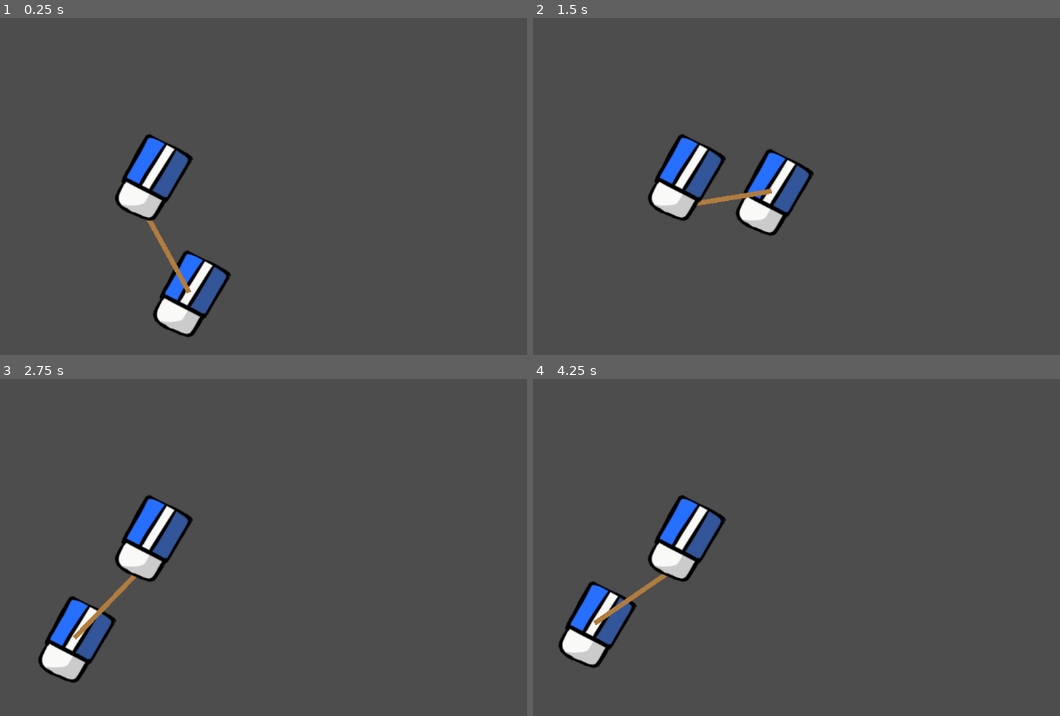
Above: before the commit, frames 1-4 (two rows, left to right).
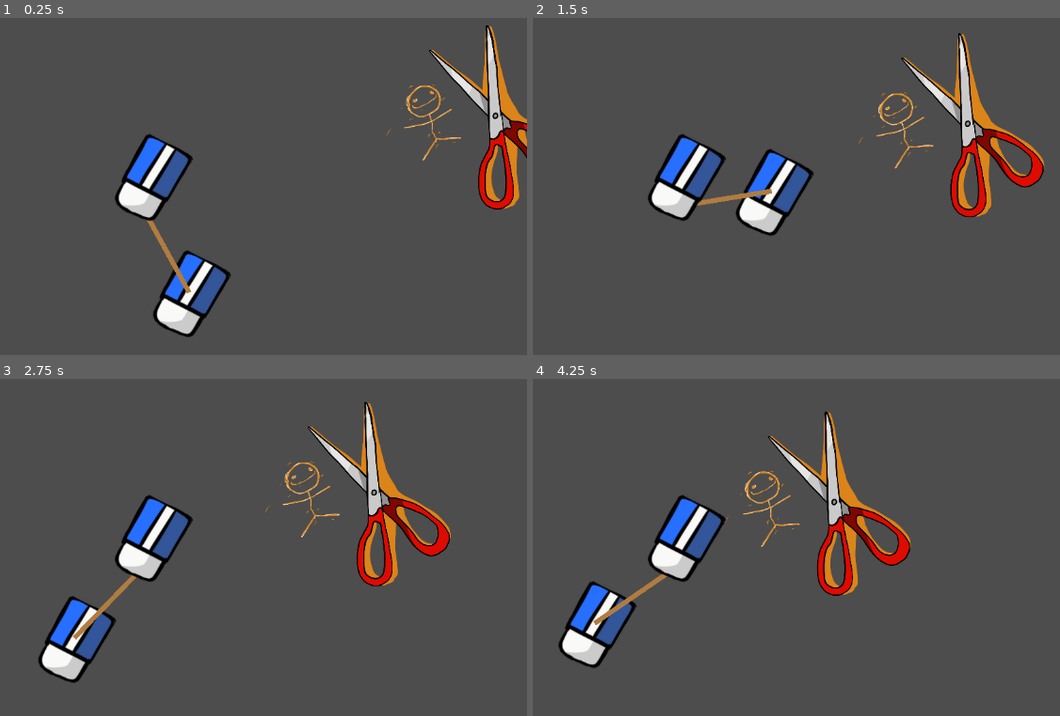
Above: after the commit, the same moments.

Repository: gnorris55/horseGameJam
Game: Godot game, scene res://Scenes/Graeme_Scene.tscn
The game is run twice, just before and just after one commit, with the same random seed, the same clock (stepped at 60 frames per second) and the same inputs. The project has no main scene, so this scene is started directly.
Inputs:
- Up to frame 1 (0.25 s): no input
- Up to frame 2 (1.5 s): no input
- Up to frame 3 (2.75 s): no input
- Up to frame 4 (4.25 s): no input

The runs differ from the first frame. In frame 1, 3.4% of the frame differs, in the area x 73-100%, y 2-57%; in frame 2, 4.1%; in frame 3, 4.1%, in the area x 50-86%, y 6-62%; in frame 4, 4.1%.

Commit message:
added base enemy prototype

Diff:
--- a/horsegamejam/Scenes/Graeme_Scene.tscn
+++ b/horsegamejam/Scenes/Graeme_Scene.tscn
@@ -1,6 +1,7 @@
-[gd_scene load_steps=2 format=3 uid="uid://cibh0d53ps6oi"]
+[gd_scene load_steps=3 format=3 uid="uid://cibh0d53ps6oi"]
 
 [ext_resource type="PackedScene" uid="uid://dppjjkw15migb" path="res://Scenes/horse.tscn" id="1_428cj"]
+[ext_resource type="PackedScene" uid="uid://b2n6qjgu5xgty" path="res://Scenes/base_enemy.tscn" id="2_fmo0f"]
 
 [node name="Node2D" type="Node2D"]
 
@@ -8,3 +9,7 @@
 
 [node name="Camera2D" type="Camera2D" parent="."]
 zoom = Vector2(0.75, 0.75)
+
+[node name="baseEnemy" parent="." instance=ExtResource("2_fmo0f")]
+position = Vector2(606, -79)
+scale = Vector2(0.3, 0.3)
--- /dev/null
+++ b/horsegamejam/Scenes/base_enemy.tscn
@@ -0,0 +1,10 @@
+[gd_scene load_steps=3 format=3 uid="uid://b2n6qjgu5xgty"]
+
+[ext_resource type="Script" path="res://Scripts/base_enemy.gd" id="1_jhv1h"]
+[ext_resource type="Texture2D" uid="uid://cjg5mvvmso3lk" path="res://Assets/Sprites/TestSprites/scissor.png" id="2_vbg6m"]
+
+[node name="baseEnemy" type="Node2D"]
+script = ExtResource("1_jhv1h")
+
+[node name="Sprite2D" type="Sprite2D" parent="."]
+texture = ExtResource("2_vbg6m")
--- /dev/null
+++ b/horsegamejam/Scripts/base_enemy.gd
@@ -0,0 +1,22 @@
+extends Node2D
+
+@export var speed = 100
+
+
+# Called when the node enters the scene tree for the first time.
+func _ready() -> void:
+	pass # Replace with function body.
+
+
+# Called every frame. 'delta' is the elapsed time since the previous frame.
+func _process(delta: float) -> void:
+	movement(delta)
+
+func movement(delta: float):
+	# need to be able to get player position
+	var horse = get_tree().get_nodes_in_group("horse")
+	if (len(horse) > 0):
+		var target_postion = horse[0].global_position
+		var direction = (target_postion - global_position).normalized()
+
+		global_position += speed*delta*direction
--- a/horsegamejam/Scripts/horseManager.gd
+++ b/horsegamejam/Scripts/horseManager.gd
@@ -2,8 +2,6 @@
 
 @export var health = 50
 @export var stamina = 50
-
-
 
 # Called when the node enters the scene tree for the first time.
 func _ready() -> void:
Binary file added: horsegamejam/Assets/Sprites/TestSprites/coin.png
Not shown, added: horsegamejam/Assets/Sprites/TestSprites/coin.png.import
Binary file added: horsegamejam/Assets/Sprites/TestSprites/scissor.png
Not shown, added: horsegamejam/Assets/Sprites/TestSprites/scissor.png.import
